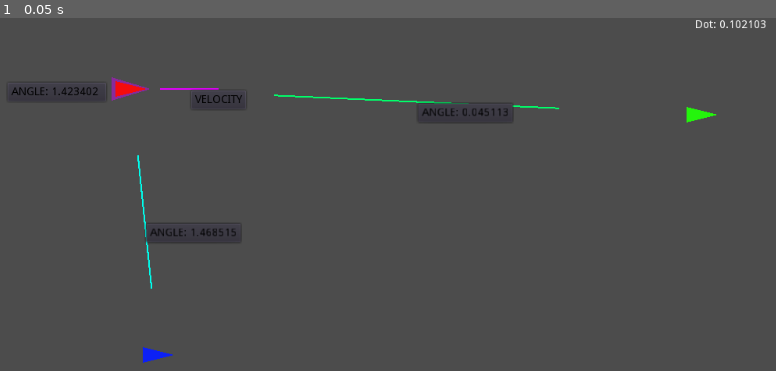
Above: before the commit, frame 1.
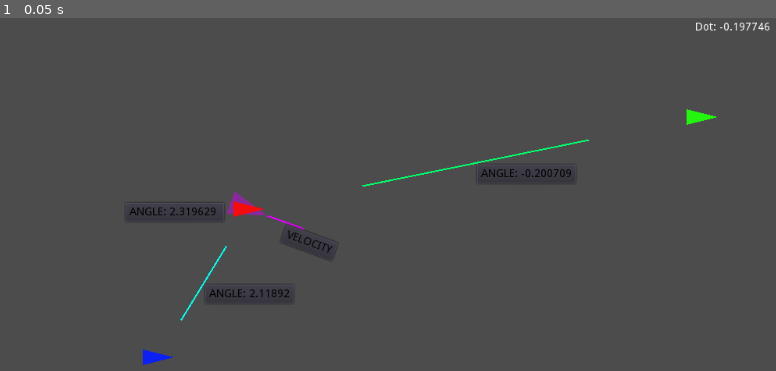
Above: after the commit, the same moment.

Repository: remremrem/GodotTest2dVectors
Game: Godot game, scene res://Main.tscn
Same seed, same stepped clock (60 frames per second), same inputs: the game is played once before the commit and once after it. The project has no main scene, so this scene is started directly.
Inputs:
- Up to frame 1 (0.05 s): no input

The runs differ from the first frame. In frame 1, 2.3% of the frame differs, in the area x 1-100%, y 0-99%.
Error before the commit: Invalid set index 'global_position' (on base: 'null instance') with value of type 'Vector2'. (res://Main.gd:54)
Error after the commit: Invalid set index 'global_position' (on base: 'null instance') with value of type 'Vector2'. (res://Main.gd:63)

Commit message:
add the files 2

Diff:
--- a/Main.gd
+++ b/Main.gd
@@ -3,16 +3,19 @@
 
 var dot_product
 #export var cross_product = Vector2()
-export(int, -100, 100, 1) var velx setget update_vel_x
-export(int, -100, 100, 1) var vely setget update_vel_y
+#export(int, -100, 100, 1) var velx setget update_vel_x
+#export(int, -100, 100, 1) var vely setget update_vel_y
 
 export(int, -100, 1000, 1) var xpos setget update_pos_x
 export(int, -100, 1000, 1) var ypos setget update_pos_y
+
+export(int, -720, 720, 1) var velrot setget update_velrot
 
 var velocity = Vector2(10,0)
 
 var distance_to_target
 var direction_to_target
+#export var input_speed = 10
 
 #export var update = false setget do_update
 
@@ -30,7 +33,13 @@
     #print("timer timeout")
     do_update(1)
 
-func update_vel_x(arg):
+func update_velrot(arg):
+    velrot = arg
+    velocity = Vector2(velocity.length(),0).rotated(deg2rad(arg))
+    print("velocity: ", velocity)
+    update_velocity()
+
+"""func update_vel_x(arg):
     velx = arg
     update_vel()
 
@@ -39,7 +48,7 @@
     update_vel()
 
 func update_vel():
-    velocity = Vector2(velx, vely)
+    velocity = Vector2(velx, vely)"""
 
 
 func update_pos_x(arg):
@@ -116,11 +125,13 @@
     #update_dot_pro(t, v)
 
 
-
-
-
-
-#func _process(delta):
-    #$Object.rotation_degrees += 180*delta
-    #print("rotation_degrees")
-    #pass
+"""func _process(delta):
+    if Input.is_action_pressed("ui_left"):
+        print("move left")
+        update_pos_x(-delta * input_speed)
+    elif Input.is_action_pressed("ui_right"):
+        update_pos_x(delta * input_speed)
+    elif Input.is_action_pressed("ui_up"):
+        update_pos_y(-delta * input_speed)
+    elif Input.is_action_pressed("ui_down"):
+        update_pos_y(delta * input_speed)"""
--- a/Main.tscn
+++ b/Main.tscn
@@ -15,13 +15,14 @@
 [sub_resource type="QuadMesh" id=6]
 
 [node name="Node2D" type="Node2D"]
+position = Vector2( 0, 3 )
 script = ExtResource( 2 )
-velx = 15
-xpos = 187
-ypos = 91
+xpos = 338
+ypos = 245
+velrot = 380
 
 [node name="Object" type="Node2D" parent="."]
-position = Vector2( 187, 91 )
+position = Vector2( 338, 242 )
 z_index = 3
 
 [node name="Mesh" type="MeshInstance2D" parent="Object"]
@@ -35,7 +36,7 @@
 [node name="Velocity" type="MeshInstance2D" parent="Object"]
 modulate = Color( 0.827451, 0, 1, 0.258824 )
 material = SubResource( 1 )
-rotation = -1.5708
+rotation = -1.22173
 scale = Vector2( 15, 25 )
 mesh = SubResource( 2 )
 
@@ -54,7 +55,7 @@
 margin_top = 7.0
 margin_right = 123.0
 margin_bottom = 21.0
-text = "ANGLE: 1.423402"
+text = "ANGLE: 2.319629"
 __meta__ = {
 "_edit_use_anchors_": false
 }
@@ -89,18 +90,19 @@
 }
 
 [node name="DotPro" type="Label" parent="GridContainer"]
-margin_right = 91.0
+margin_right = 96.0
 margin_bottom = 14.0
-text = "Dot: 0.102103"
+text = "Dot: -0.197746"
 
 [node name="Indicators" type="Node2D" parent="."]
 
 [node name="Velocity" type="Node2D" parent="Indicators"]
-position = Vector2( 262, 91 )
+position = Vector2( 384.985, 259.101 )
+rotation = 0.349066
 
 [node name="Line" type="MeshInstance2D" parent="Indicators/Velocity"]
 modulate = Color( 0.898039, 0, 1, 1 )
-scale = Vector2( 75, 2 )
+scale = Vector2( 50, 2 )
 mesh = SubResource( 6 )
 
 [node name="PanelContainer" type="PanelContainer" parent="Indicators/Velocity"]
@@ -122,12 +124,12 @@
 }
 
 [node name="Target" type="Node2D" parent="Indicators"]
-position = Vector2( 204.5, 261.5 )
+position = Vector2( 280, 337 )
 
 [node name="Line" type="MeshInstance2D" parent="Indicators/Target"]
 modulate = Color( 0, 1, 0.929412, 1 )
-rotation = 1.46852
-scale = Vector2( 171.396, 2 )
+rotation = 2.11892
+scale = Vector2( 111.306, 2 )
 mesh = SubResource( 6 )
 
 [node name="PanelContainer" type="PanelContainer" parent="Indicators/Target"]
@@ -143,18 +145,18 @@
 margin_top = 7.0
 margin_right = 123.0
 margin_bottom = 21.0
-text = "ANGLE: 1.468515"
+text = "ANGLE: 2.11892"
 __meta__ = {
 "_edit_use_anchors_": false
 }
 
 [node name="Destination" type="Node2D" parent="Indicators"]
-position = Vector2( 552.5, 107.5 )
+position = Vector2( 628, 183 )
 
 [node name="Line" type="MeshInstance2D" parent="Indicators/Destination"]
 modulate = Color( 0, 1, 0.415686, 1 )
-rotation = 0.045113
-scale = Vector2( 365.872, 2 )
+rotation = -0.200709
+scale = Vector2( 295.941, 2 )
 mesh = SubResource( 6 )
 
 [node name="PanelContainer" type="PanelContainer" parent="Indicators/Destination"]
@@ -170,7 +172,7 @@
 margin_top = 7.0
 margin_right = 123.0
 margin_bottom = 21.0
-text = "ANGLE: 0.045113"
+text = "ANGLE: -0.200709"
 __meta__ = {
 "_edit_use_anchors_": false
 }
